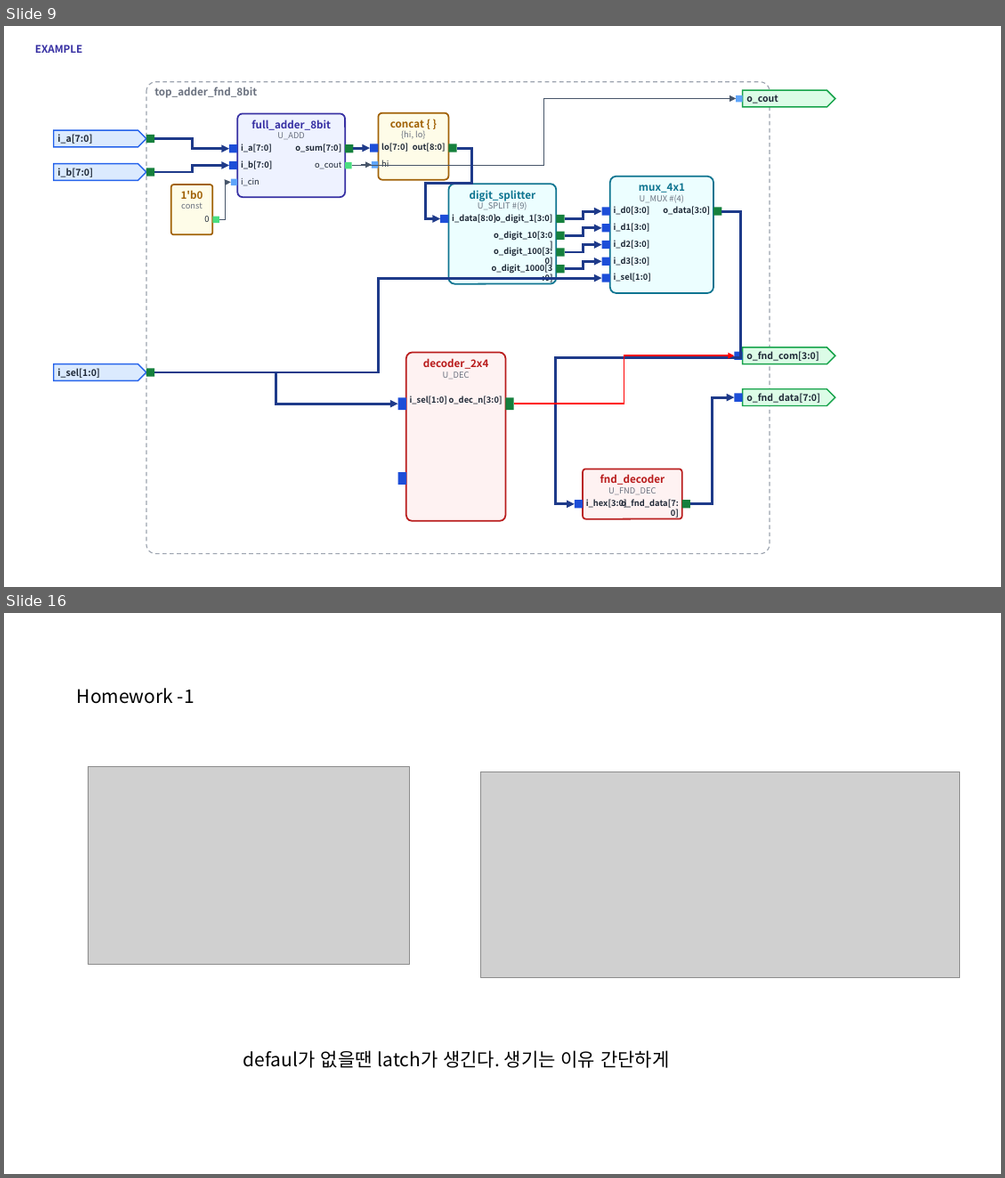
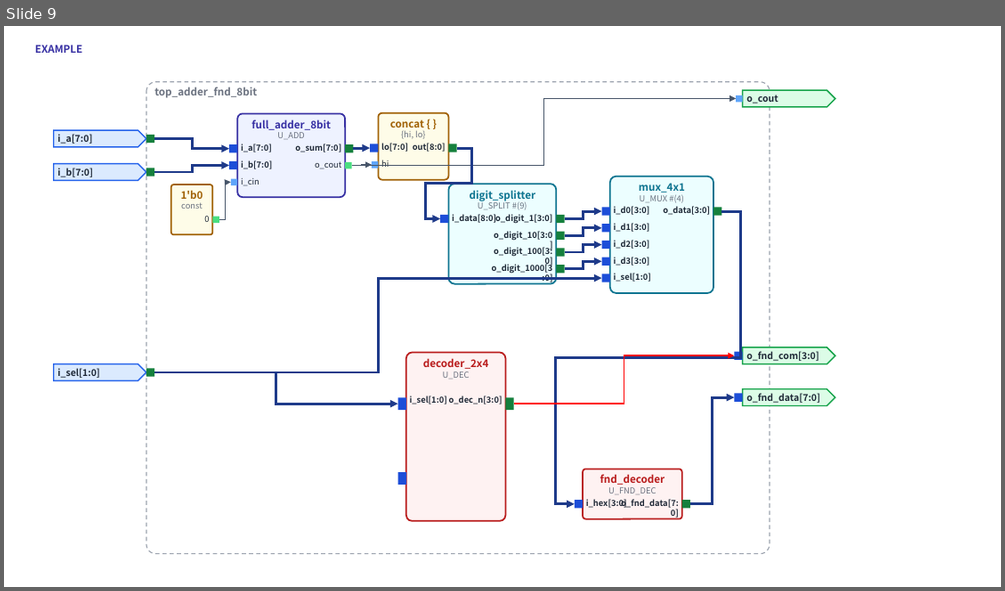
Before and after one commit to kimsacademy1234-max/System_Verilog, a slide deck: vfile/inform_module/module_library.pptx. Shown one above the other, each under a label of ours: slides 9 and 16 before the commit, slide 9 after it; the slides between them are not shown. The pictures are 1005x1178 and 1005x591 pixels, drawn with LibreOffice and Linux fonts; fonts in the diff are those of the drawing; grey boxes stand for pictures. Boxes give left, top, right and bottom in pixels: in the first picture for what was removed or moved away, otherwise in the second. Text is boxed around its words. In the diff, an @@ line names an element or a change of style, - is before the commit and + after.

```diff
--- a/vfile/inform_module/module_library.pptx
+++ b/vfile/inform_module/module_library.pptx
@@ slide 16 removed at <box>4,613,1001,1174</box>, background #FFFFFF @@
@@ text removed at <box>77,688,194,704</box> @@
-Homework -1
@@ picture removed at <box>88,766,409,965</box> @@
@@ picture removed at <box>481,771,961,977</box> @@
@@ text removed at <box>243,1050,669,1068</box> @@
-defaul가 없을땐 latch가 생긴다. 생기는 이유 간단하게
```
Also in this commit, not shown: 1 slide changed, 14 other slides removed, 10 other files.
